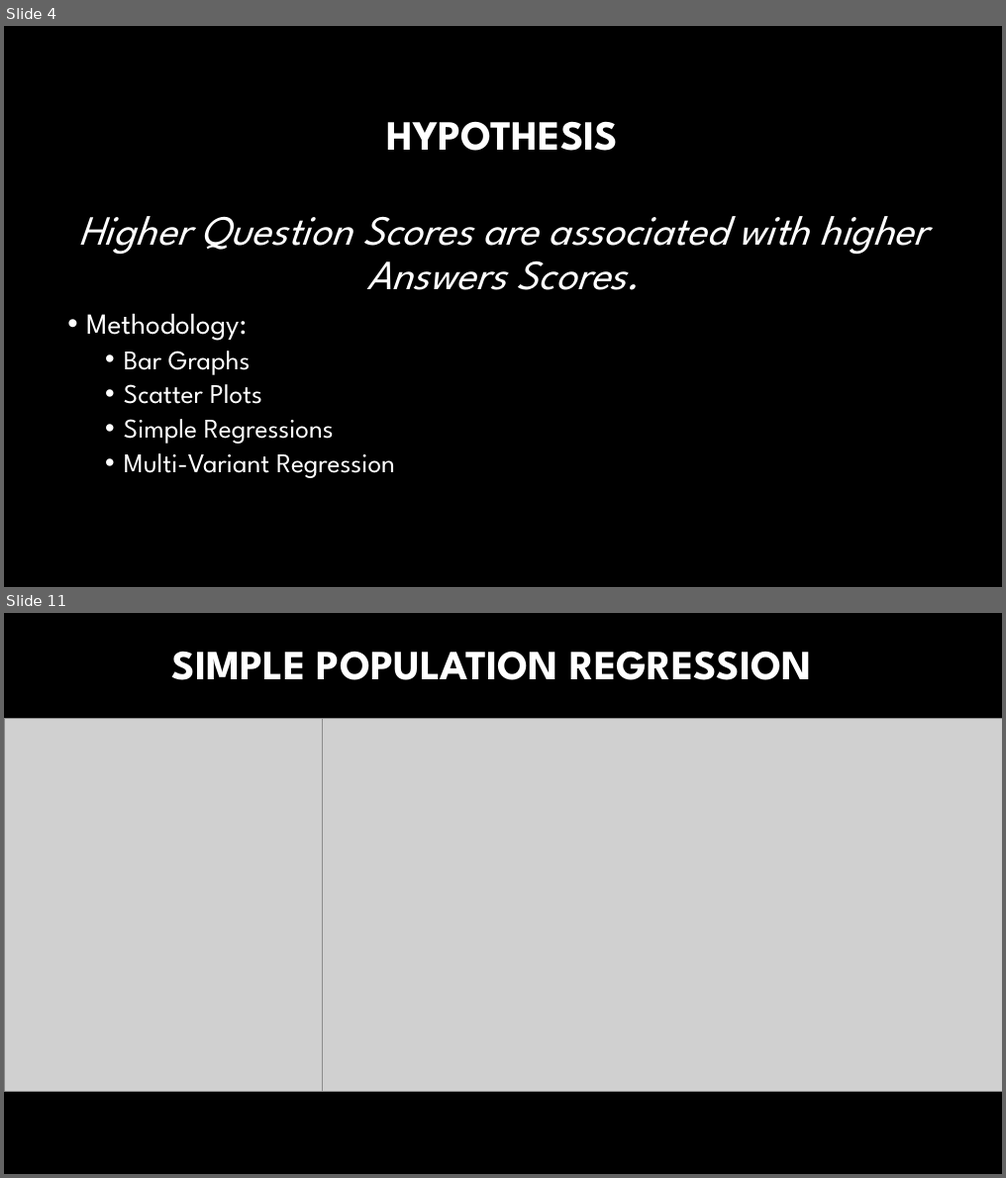
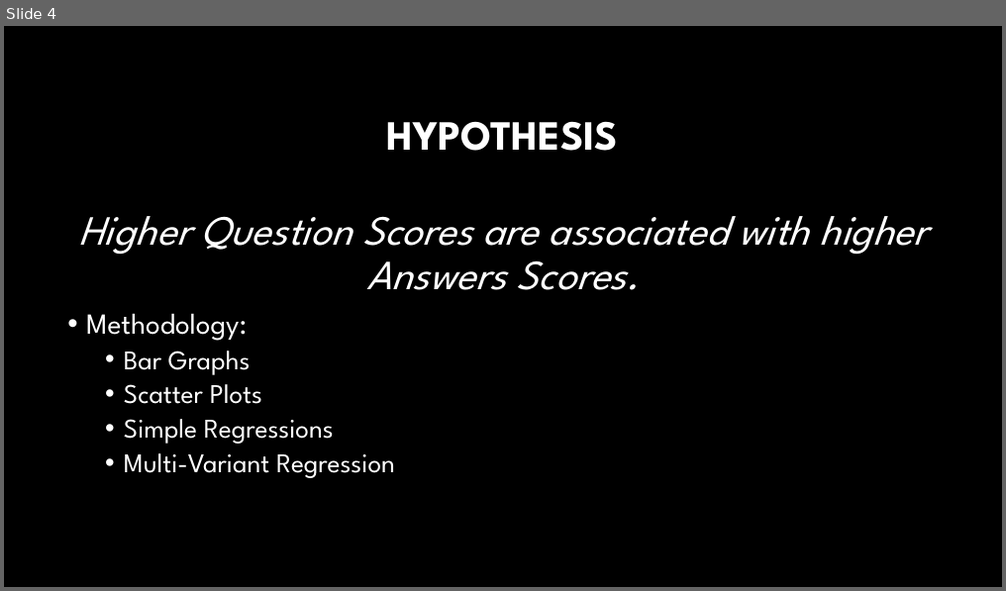
Before and after one commit to fosshie/tnn, a slide deck: PPAnalysis.pptx. Shown one above the other, each under a label of ours: slides 4 and 11 before the commit, slide 4 after it; the slides between them are not shown. The pictures are 1006x1178 and 1006x591 pixels, drawn with LibreOffice and Linux fonts; fonts in the diff are those of the drawing; grey boxes stand for pictures; background and template pictures are left out. Boxes give left, top, right and bottom in pixels: in the first picture for what was removed or moved away, otherwise in the second. Text is boxed around its words. In the diff, an @@ line names an element or a change of style, - is before the commit and + after.

```diff
--- a/PPAnalysis.pptx
+++ b/PPAnalysis.pptx
@@ slide 11 removed at (4,613,1002,1174), background #000000 @@
@@ title removed at (172,651,812,680) @@
-SIMPLE POPULATION REGRESSION
@@ picture removed at (4,719,364,1091) @@
@@ picture removed at (322,719,1002,1091) @@
```
Also in this commit, not shown: 3 slides changed, 5 slides added, 6 other slides removed, 2 other files.
